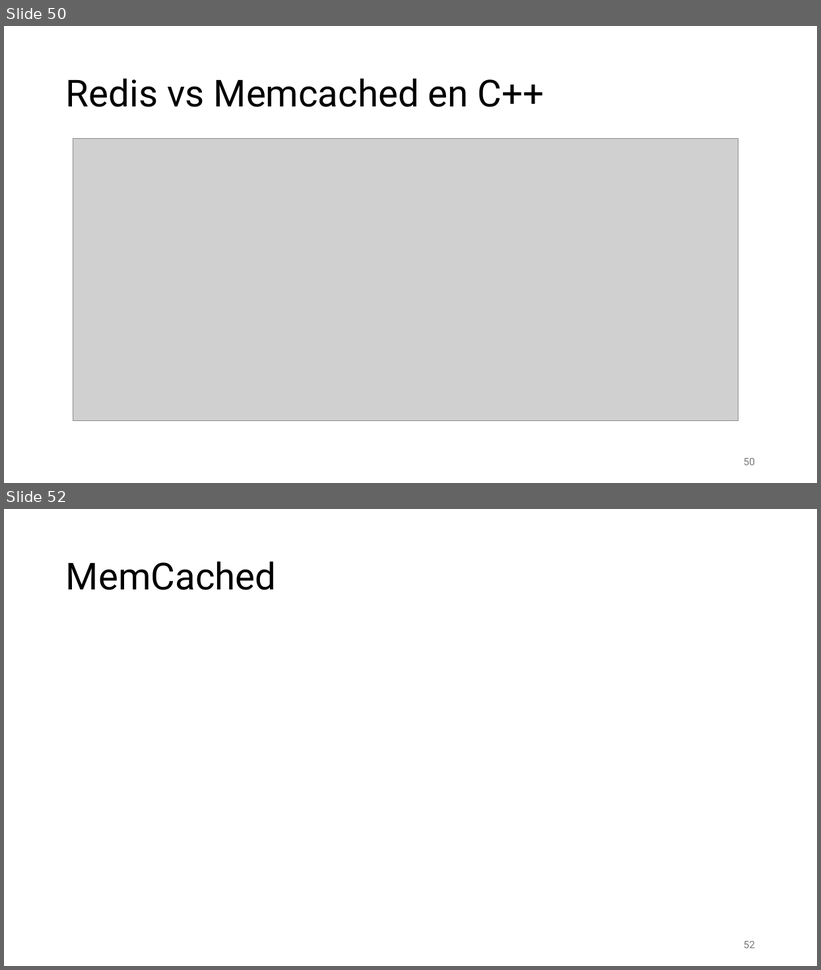
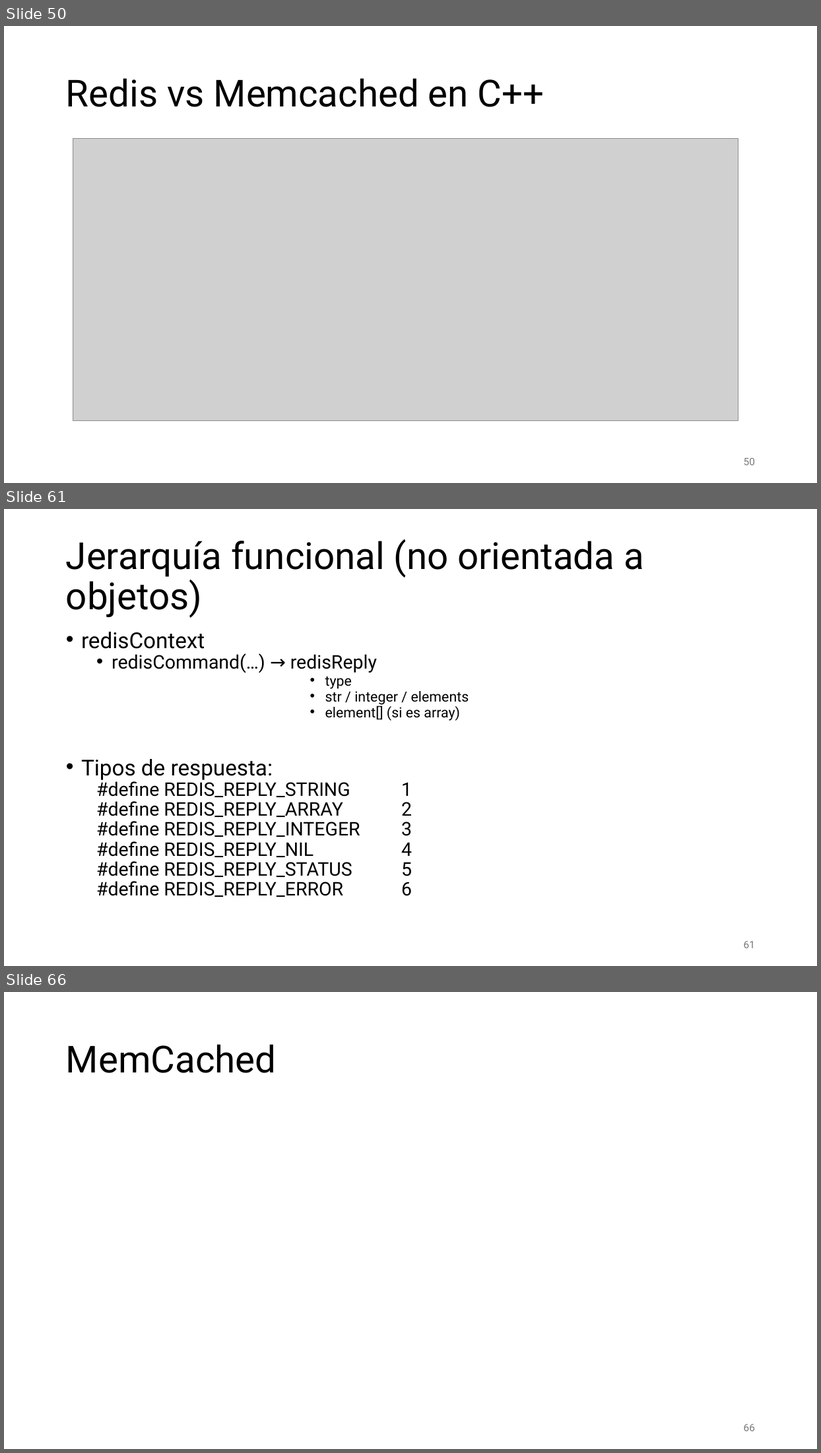
Before and after one commit to aldebarran22/CURSO_CPP_SERVICIOS_30H, a slide deck: doc/4_Gestion_estado_persistencia.pptx. Shown one above the other, each under a label of ours: slides 50 and 52 before the commit, slides 50, 61 and 66 after it; the slides between them are not shown. The pictures are 821x970 and 821x1453 pixels, drawn with LibreOffice and Linux fonts; fonts in the diff are those of the drawing; grey boxes stand for pictures. Boxes give left, top, right and bottom in pixels: in the first picture for what was removed or moved away, otherwise in the second. Text is boxed around its words. In the diff, an @@ line names an element or a change of style, - is before the commit and + after.

```diff
--- a/doc/4_Gestion_estado_persistencia.pptx
+++ b/doc/4_Gestion_estado_persistencia.pptx
@@ slide 61 added at [4,509,817,966], background #FFFFFF @@
@@ title added at [66,539,644,618], 44 pt, text #000000 @@
+Jerarquía funcional (no orientada a objetos)
@@ text added at [81,632,469,897], 22.2 pt, text #000000 @@
+• redisContext
+  • redisCommand(…) → redisReply
+                • type
+                • str / integer / elements
+                • element[] (si es array)
+• Tipos de respuesta:
+  #define REDIS_REPLY_STRING 1
+  #define REDIS_REPLY_ARRAY 2
+  #define REDIS_REPLY_INTEGER 3
+  #define REDIS_REPLY_NIL 4
+  #define REDIS_REPLY_STATUS 5
+  #define REDIS_REPLY_ERROR 6
@@ page number added at [744,941,755,949], 12 pt, text #797979 @@
+61
@@ what was slide 52 is now slide 66 @@
@@ page number at [744,1424,755,1432]: text changed @@
-52
+66
```
Also in this commit, not shown: 1 slide changed, 14 other slides added, 1 slide removed, 21 other files.
